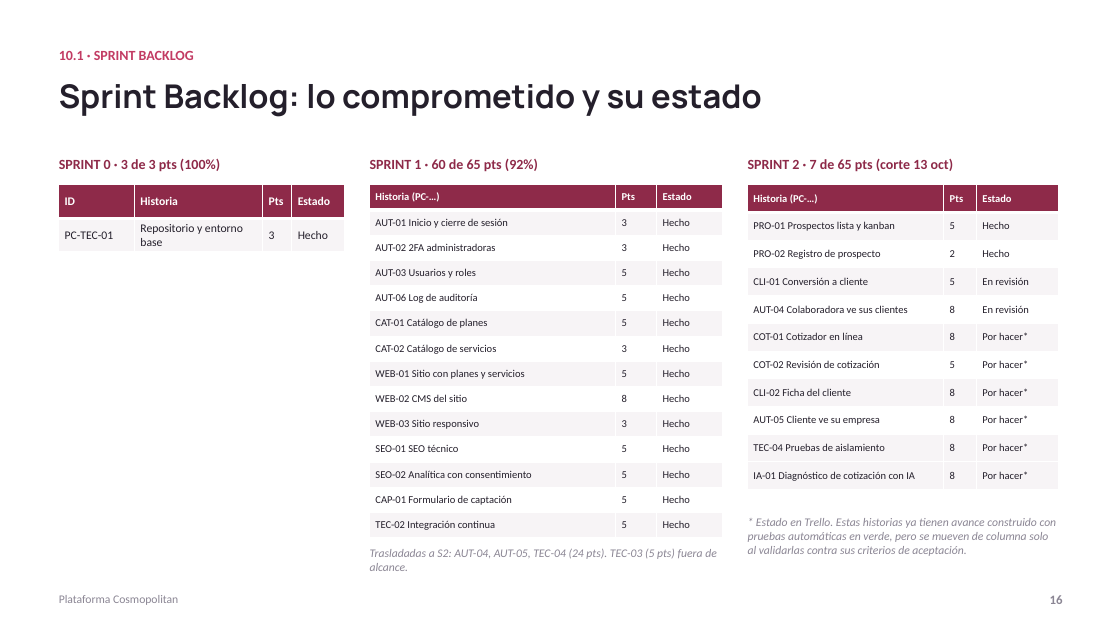
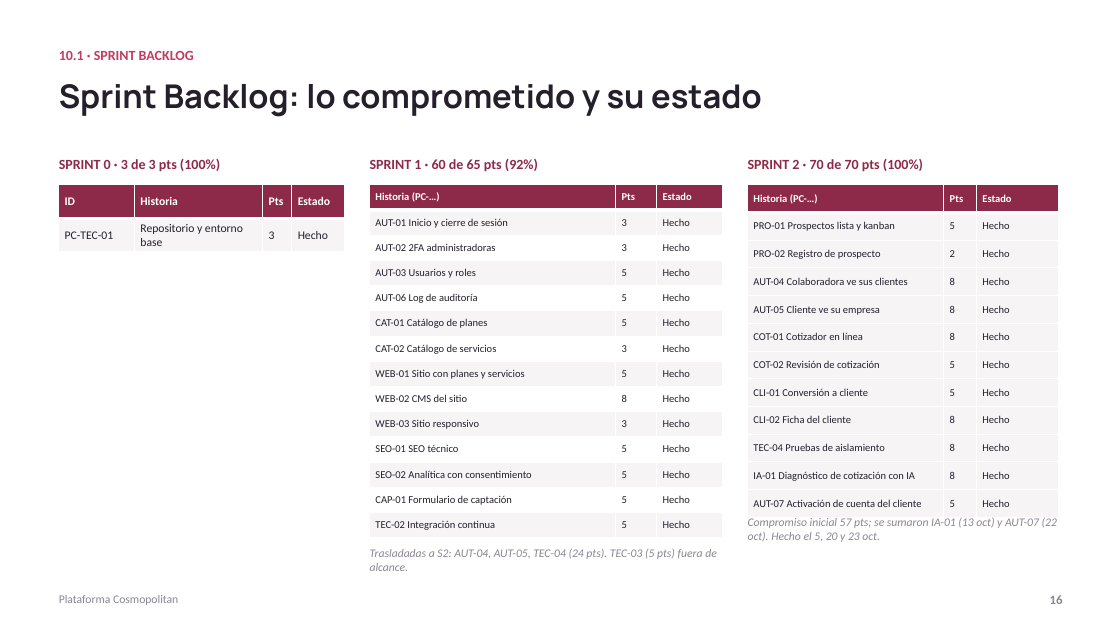
Before and after one commit to ChristianCuadra/capstone, a slide deck: slide 16 of Fase 2/Evidencias Proyecto/Presentación Proyecto.pptx. Drawn at 1120x630 pixels with LibreOffice and Linux fonts; fonts in the diff are those of the drawing. Boxes give left, top, right and bottom in pixels: in the first picture for what was removed or moved away, otherwise in the second. Text is boxed around its words. In the diff, an @@ line names an element or a change of style, - is before the commit and + after.

Commit message:
Presentación al 9 nov y comando cargar_demo con datos de demostración para el cliente de prueba

```diff
--- a/Fase 2/Evidencias Proyecto/Presentación Proyecto.pptx
+++ b/Fase 2/Evidencias Proyecto/Presentación Proyecto.pptx
@@ text at (748,159,923,172): text changed @@
-SPRINT 2 · 7 de 65 pts (corte 13 oct)
+SPRINT 2 · 70 de 70 pts (100%)
@@ table at (748,185,1059,511) @@
-row 4: CLI-01 Conversión a cliente | 5 | En revisión
-row 5: AUT-04 Colaboradora ve sus clientes | 8 | En revisión
-row 6: COT-01 Cotizador en línea | 8 | Por hacer*
-row 7: COT-02 Revisión de cotización | 5 | Por hacer*
-row 8: CLI-02 Ficha del cliente | 8 | Por hacer*
-row 9: AUT-05 Cliente ve su empresa | 8 | Por hacer*
-row 10: TEC-04 Pruebas de aislamiento | 8 | Por hacer*
-row 11: IA-01 Diagnóstico de cotización con IA | 8 | Por hacer*
+row 4: AUT-04 Colaboradora ve sus clientes | 8 | Hecho
+row 5: AUT-05 Cliente ve su empresa | 8 | Hecho
+row 6: COT-01 Cotizador en línea | 8 | Hecho
+row 7: COT-02 Revisión de cotización | 5 | Hecho
+row 8: CLI-01 Conversión a cliente | 5 | Hecho
+row 9: CLI-02 Ficha del cliente | 8 | Hecho
+row 10: TEC-04 Pruebas de aislamiento | 8 | Hecho
+row 11: IA-01 Diagnóstico de cotización con IA | 8 | Hecho
+row 12: AUT-07 Activación de cuenta del cliente | 5 | Hecho
@@ text at (748,518,1057,542): text changed @@
-* Estado en Trello. Estas historias ya tienen avance construido con pruebas automáticas en verde, pero se mueven de columna solo al validarlas contra sus criterios de aceptación.
+Compromiso inicial 57 pts; se sumaron IA-01 (13 oct) y AUT-07 (22 oct). Hecho el 5, 20 y 23 oct.
```
Also in this commit, not shown: 13 other slides changed, 1 slide added, 4 other files.
